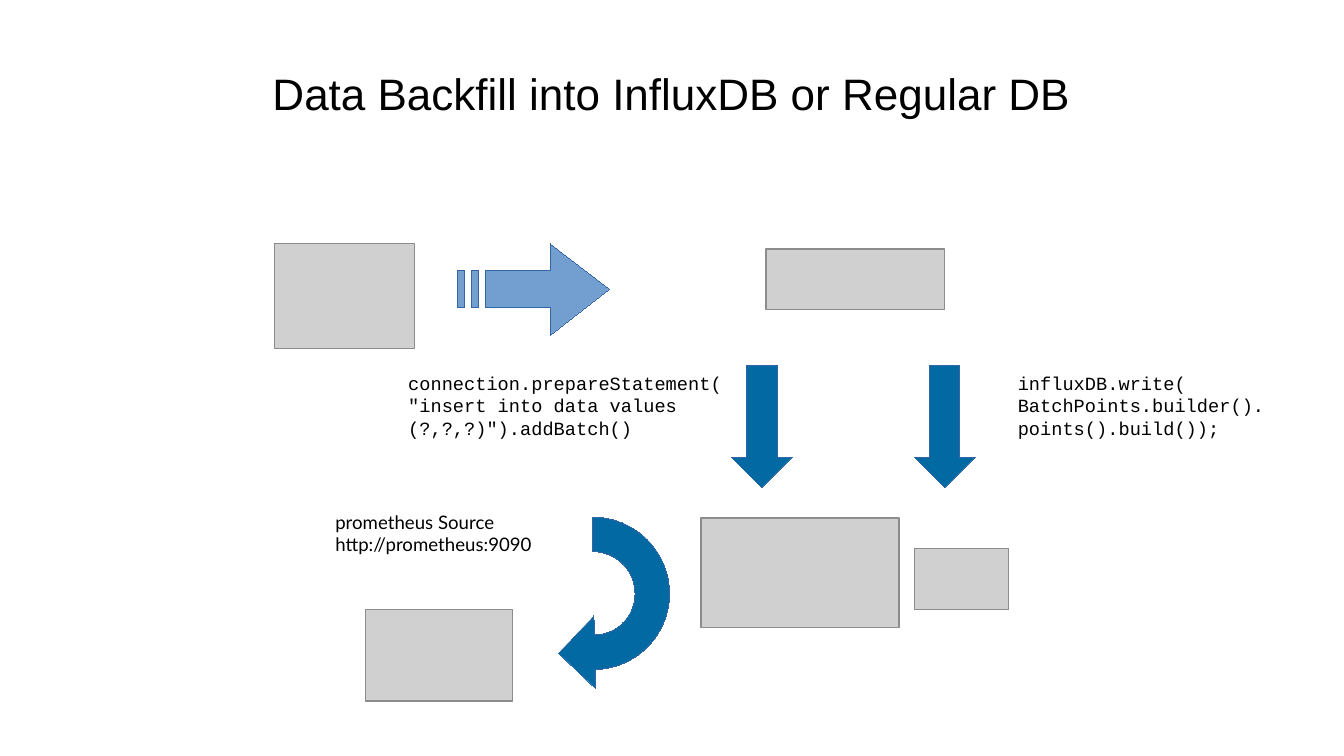
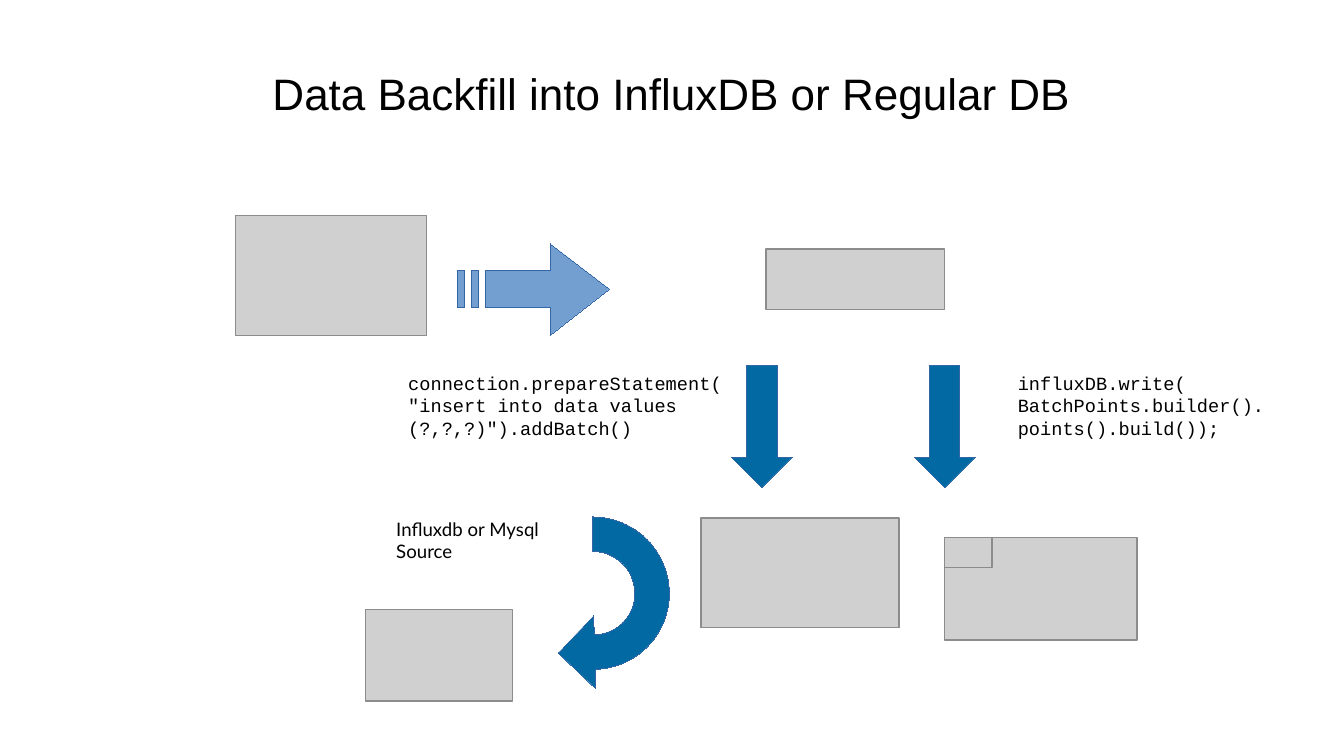
Before and after one commit to sergueik/springboot_study, a slide deck: slide 4 of basic-influxdb/data flow.odp. Drawn at 1344x756 pixels with LibreOffice and Linux fonts; fonts in the diff are those of the drawing; grey boxes stand for pictures. Boxes give left, top, right and bottom in pixels: in the first picture for what was removed or moved away, otherwise in the second. Text is boxed around its words. In the diff, an @@ line names an element or a change of style, - is before the commit and + after.

```diff
--- a/basic-influxdb/data flow.odp
+++ b/basic-influxdb/data flow.odp
@@ picture: place and size @@
-picture at bbox=[274, 244, 415, 349]
+picture at bbox=[235, 216, 427, 335]
@@ text removed at bbox=[335, 515, 531, 555] @@
-prometheus Source
-http://prometheus:9090
@@ text added at bbox=[396, 522, 539, 558], 11 pt, text #000000 @@
+Influxdb or Mysql
+Source
@@ freeform shape at bbox=[517, 517, 670, 670]: outline redrawn @@
@@ picture: place and size @@
-picture at bbox=[915, 549, 1010, 610]
+picture at bbox=[945, 538, 993, 568]
@@ picture added at bbox=[945, 538, 1138, 640] @@
```
Also in this commit, not shown: 4 other slides changed, 2 other files.
